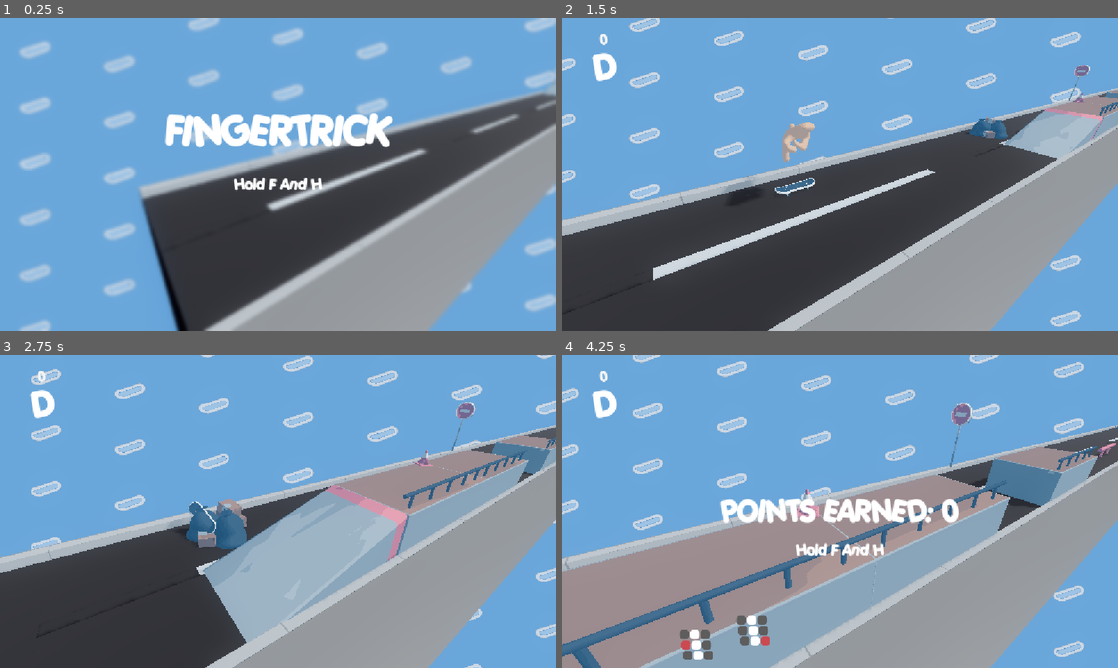
Above: before the commit, frames 1-4 (two rows, left to right).
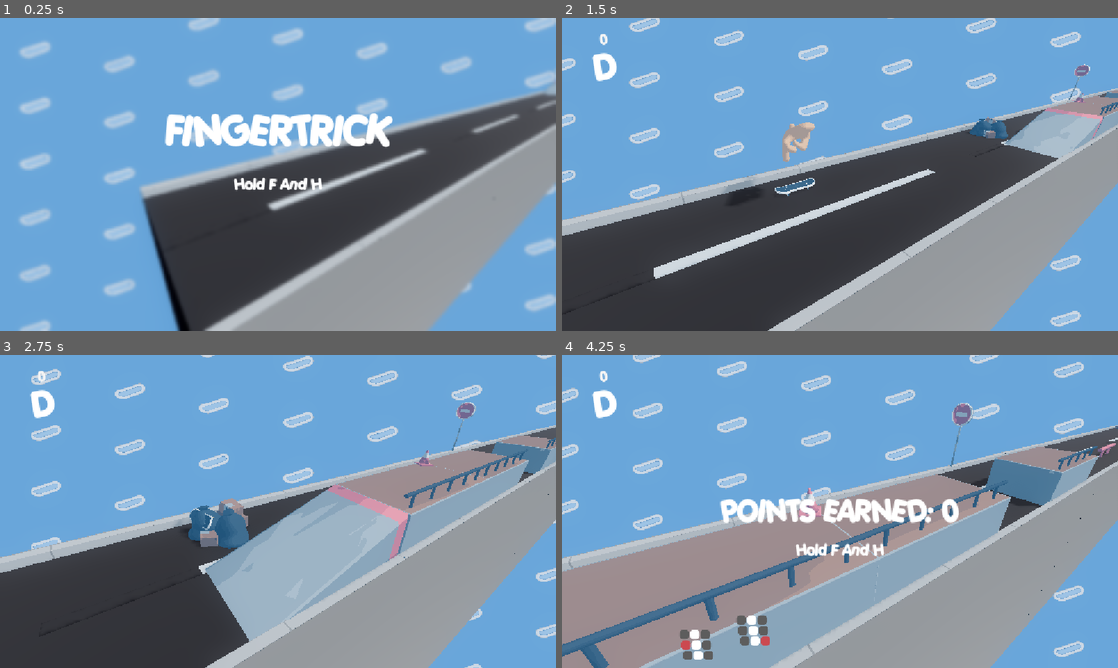
Above: after the commit, the same moments.

Repository: SlyZ1/ludum60
Game: Godot game, scene res://scenes/title.tscn
Same seed, same stepped clock (60 frames per second), same inputs: the game is played once before the commit and once after it. The engine's default icon, where the game draws it, is replaced by a stand-in: a white triangle on a blue panel in a dark square.
Inputs:
- Up to frame 1 (0.25 s): no input
- Up to frame 2 (1.5 s): hold F (F) 0.53-1.28 s; tap H (H) at 0.8, 1.35 s
- Up to frame 3 (2.75 s): tap R (R) at 1.55 s; hold R (R) from 2.03 s (still down); tap V (V) at 2.3 s
- Up to frame 4 (4.25 s): release R (R) at 2.78 s; tap V (V) at 2.85 s; tap F (F) at 3.05 s; hold N (B) from 3.53 s (still down); tap H (H) at 3.8 s

The runs differ from the first frame. In frame 1, 0.3% of the frame differs, in the area x 25-49%, y 58-100%; in frame 2, 0.2%; in frame 3, 1.2%; in frame 4, 1.3%, in the area x 0-100%, y 15-100%.

Commit message:
Fix Fantom collision

Diff:
--- a/scripts/map_loader.gd
+++ b/scripts/map_loader.gd
@@ -112,8 +112,8 @@
 	empty = empty || randf() < empty_ratio
 
 	var new_section: Section = (scene.instantiate() if not empty else empty_section.instantiate()) as Section
+	new_section.snap(snap_to, container)
 	container.add_child(new_section)
-	new_section.snap(snap_to)
 	new_section.visible = false
 	return new_section
 
--- a/scripts/section.gd
+++ b/scripts/section.gd
@@ -6,6 +6,5 @@
 @export var snap_front: Node3D
 @export var rails: Array[Path3D]
 
-func snap(snap_to: Vector3) -> void:
-	var offset: Vector3 = global_position - snap_back.global_position
-	global_position = snap_to + offset - Vector3.UP * 1e-3 - Vector3.RIGHT * 0.1
+func snap(snap_to: Vector3, parent: Node3D) -> void:
+	position = parent.to_local(snap_to) - basis * snap_back.position
